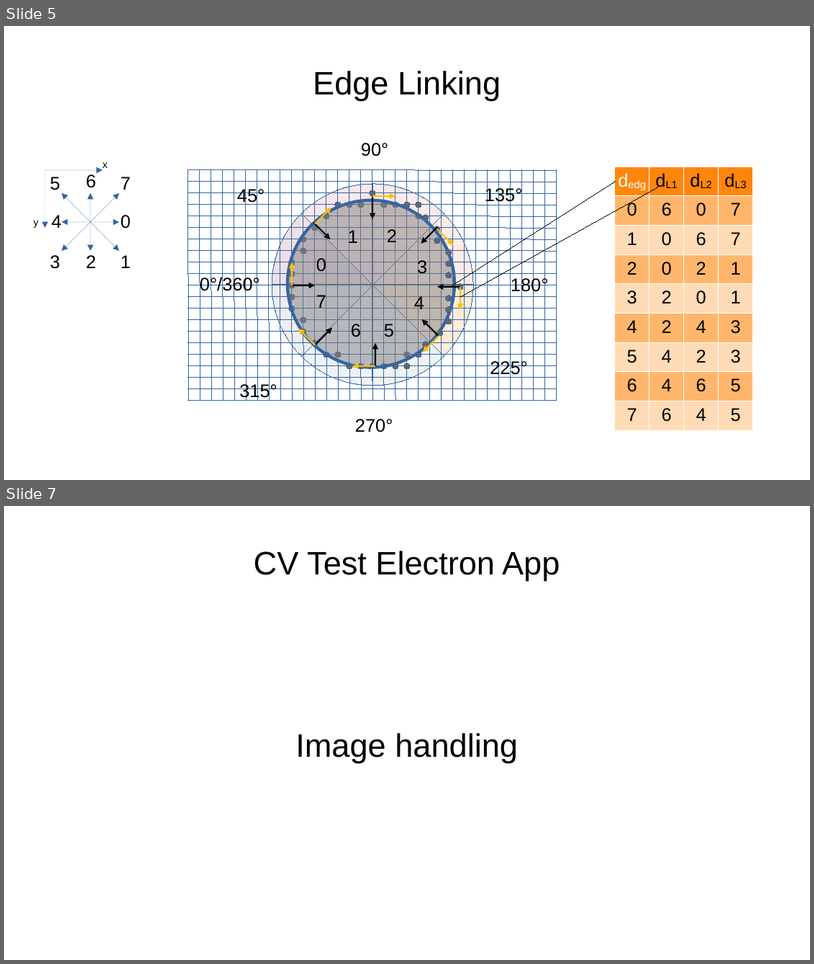
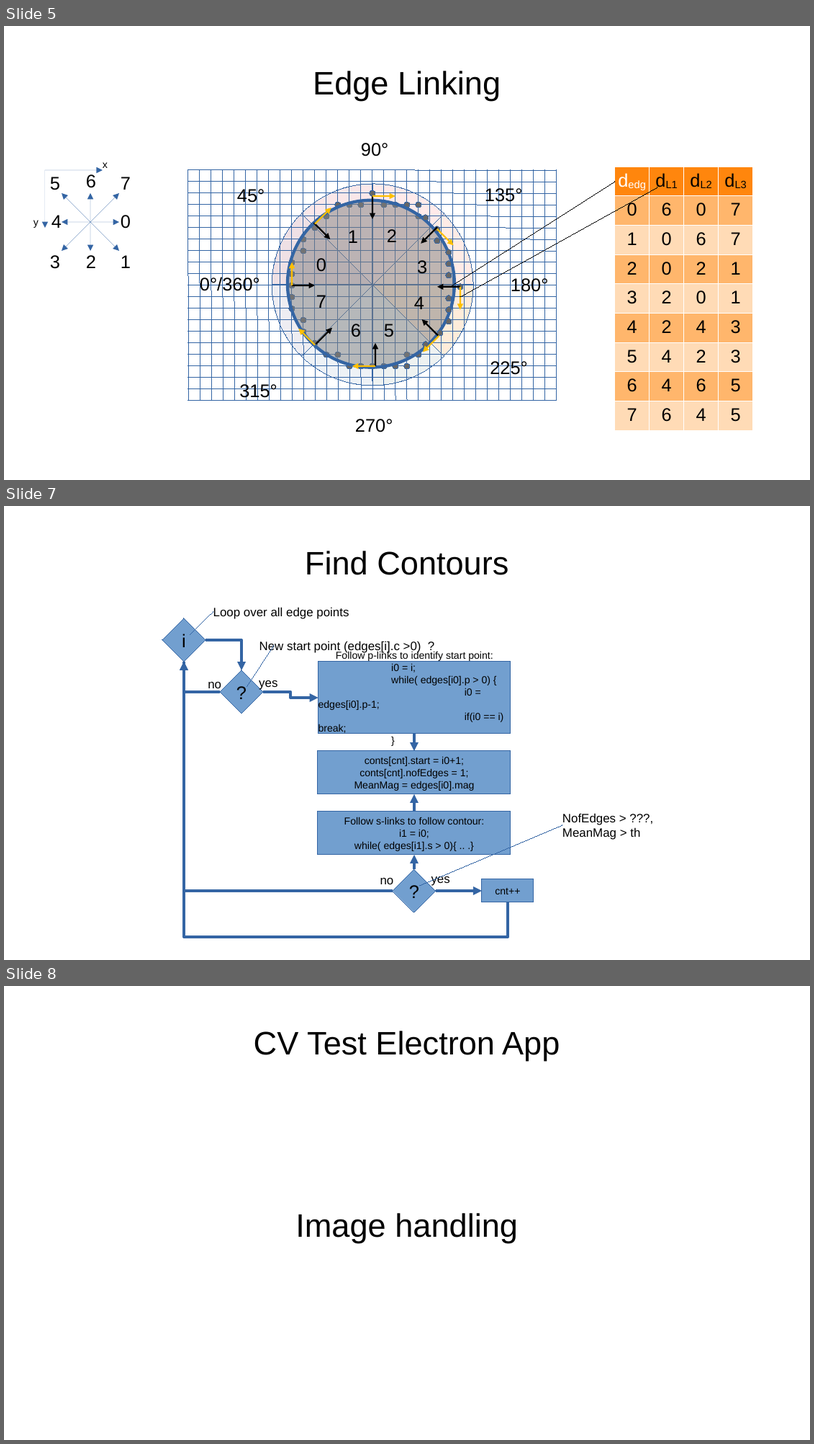
Before and after one commit to AxelTe/cvTestElectron, a slide deck: insides.odp. Shown one above the other, each under a label of ours: slides 5 and 7 before the commit, slides 5, 7 and 8 after it; the slides between them are not shown. The pictures are 814x964 and 814x1444 pixels, drawn with LibreOffice and Linux fonts; fonts in the diff are those of the drawing. Boxes give left, top, right and bottom in pixels: in the first picture for what was removed or moved away, otherwise in the second. Text is boxed around its words. In the diff, an @@ line names an element or a change of style, - is before the commit and + after.

Commit message:
improved contour linking, display of gradient info, direction histogram

```diff
--- a/insides.odp
+++ b/insides.odp
@@ slide 7 added at <box>4,506,810,960</box>, background #FFFFFF @@
@@ title added at <box>305,551,509,575</box>, 32 pt, text #000000 @@
+Find Contours
@@ line added from (214, 611) to (189, 635), #3465A4 0 pt @@
@@ text added at <box>214,607,349,619</box>, 12 pt, text #000000 @@
+Loop over all edge points
@@ diamond added at <box>163,619,206,662</box>, fill #729FCF, outline #3465A4 0 pt @@
@@ ellipse added at <box>177,633,191,647</box>, fill #729FCF, outline #729FCF 0 pt, 18 pt, text #000000 @@
+i
@@ elbow arrow added from (206, 640) to (242, 670), #3465A4 2.83 pt @@
@@ line added from (274, 645) to (247, 687), #3465A4 0 pt @@
@@ text added at <box>260,641,422,653</box>, 12 pt, text #000000 @@
+New start point (edges[i].c >0) ?
@@ elbow arrow added from (220, 692) to (184, 662), #3465A4 2.83 pt @@
@@ elbow line added from (394, 891) to (184, 662), #3465A4 2.83 pt @@
@@ elbow arrow added from (508, 902) to (184, 662), #3465A4 2.83 pt @@
@@ diamond added at <box>220,670,263,713</box>, fill #729FCF, outline #3465A4 0 pt @@
@@ rectangle added at <box>319,662,511,734</box>, fill #729FCF, outline #3465A4 0 pt, 10 pt, text #000000 @@
+Follow p-links to identify start point:
+i0 = i;
+while( edges[i0].p > 0) {
+i0 = edges[i0].p-1;
+if(i0 == i) break;
+}
@@ text added at <box>208,682,221,691</box>, 12 pt, text #000000 @@
+no
@@ ellipse added at <box>234,685,249,699</box>, fill #729FCF, outline #729FCF 0 pt, 18 pt, text #000000 @@
+?
@@ text added at <box>259,680,278,690</box>, 12 pt, text #000000 @@
+yes
@@ elbow arrow added from (263, 692) to (319, 698), #3465A4 2.83 pt @@
@@ elbow arrow added from (414, 734) to (414, 751), #3465A4 2.83 pt @@
@@ rectangle added at <box>318,751,511,794</box>, fill #729FCF, outline #3465A4 0 pt, 10 pt, text #000000 @@
+conts[cnt].start = i0+1;
+conts[cnt].nofEdges = 1;
+MeanMag = edges[i0].mag
@@ elbow arrow added from (414, 811) to (414, 794), #3465A4 2.83 pt @@
@@ rectangle added at <box>318,811,511,854</box>, fill #729FCF, outline #3465A4 0 pt, 10 pt, text #000000 @@
+Follow s-links to follow contour:
+i1 = i0;
+while( edges[i1].s > 0){ .. .}
@@ line added from (563, 825) to (419, 885), #3465A4 0 pt @@
@@ text added at <box>563,813,640,839</box>, 12 pt, text #000000 @@
+NofEdges > ???,
+MeanMag > th
@@ diamond added at <box>393,869,436,912</box>, fill #729FCF, outline #3465A4 0 pt @@
@@ elbow arrow added from (414, 869) to (414, 854), #3465A4 2.83 pt @@
@@ text added at <box>432,872,450,885</box>, 12 pt, text #000000 @@
+yes
@@ text added at <box>381,878,394,884</box>, 12 pt, text #000000 @@
+no
@@ ellipse added at <box>407,883,422,898</box>, fill #729FCF, outline #729FCF 0 pt, 18 pt, text #000000 @@
+?
@@ elbow arrow added from (437, 891) to (483, 891), #3465A4 2.83 pt @@
@@ rectangle added at <box>483,879,535,902</box>, fill #729FCF, outline #3465A4 0 pt, 10 pt, text #000000 @@
+cnt++
@@ what was slide 7 is now slide 8 @@
```
Also in this commit, not shown: 1 slide changed, 14 other files.
